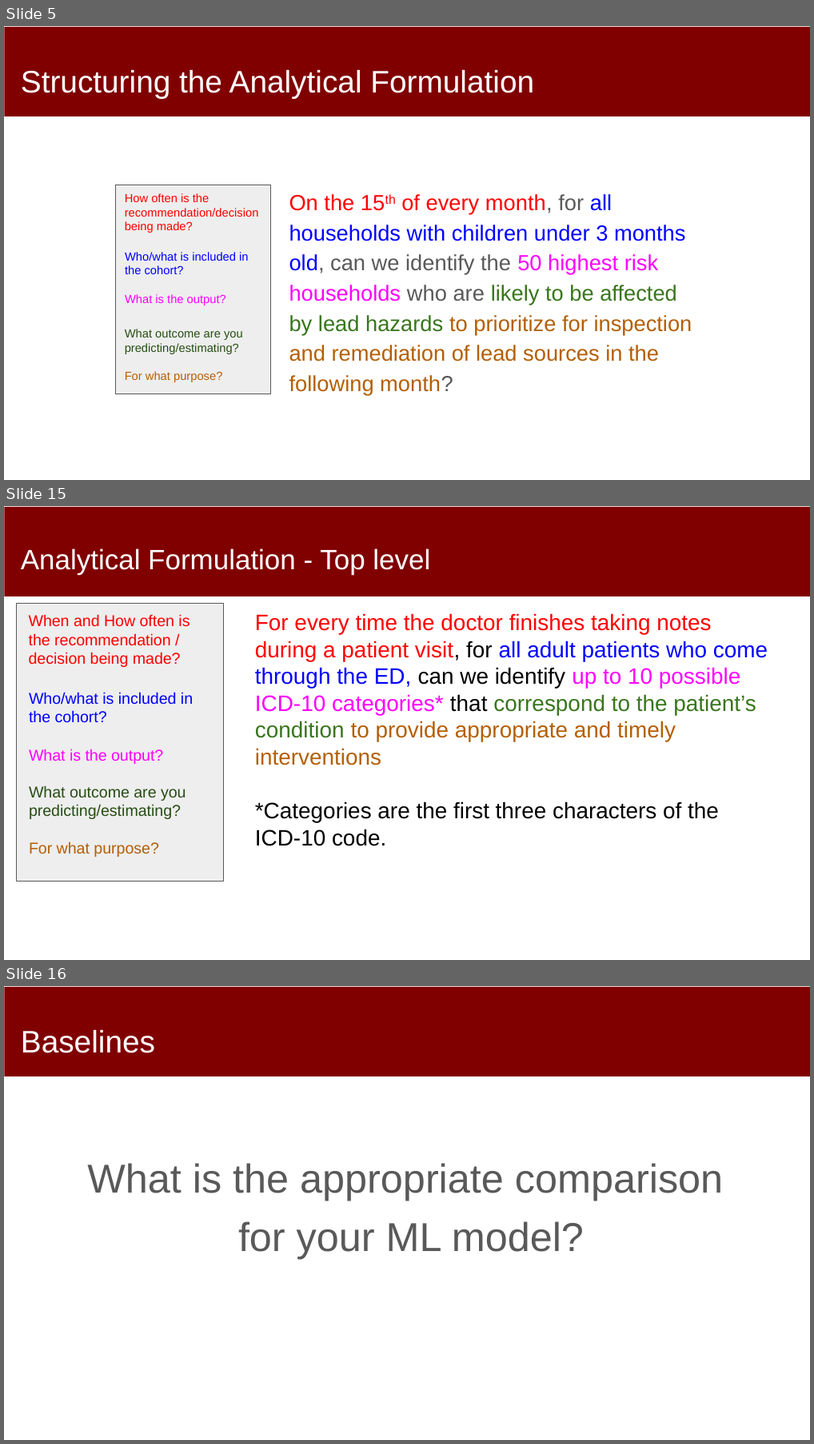
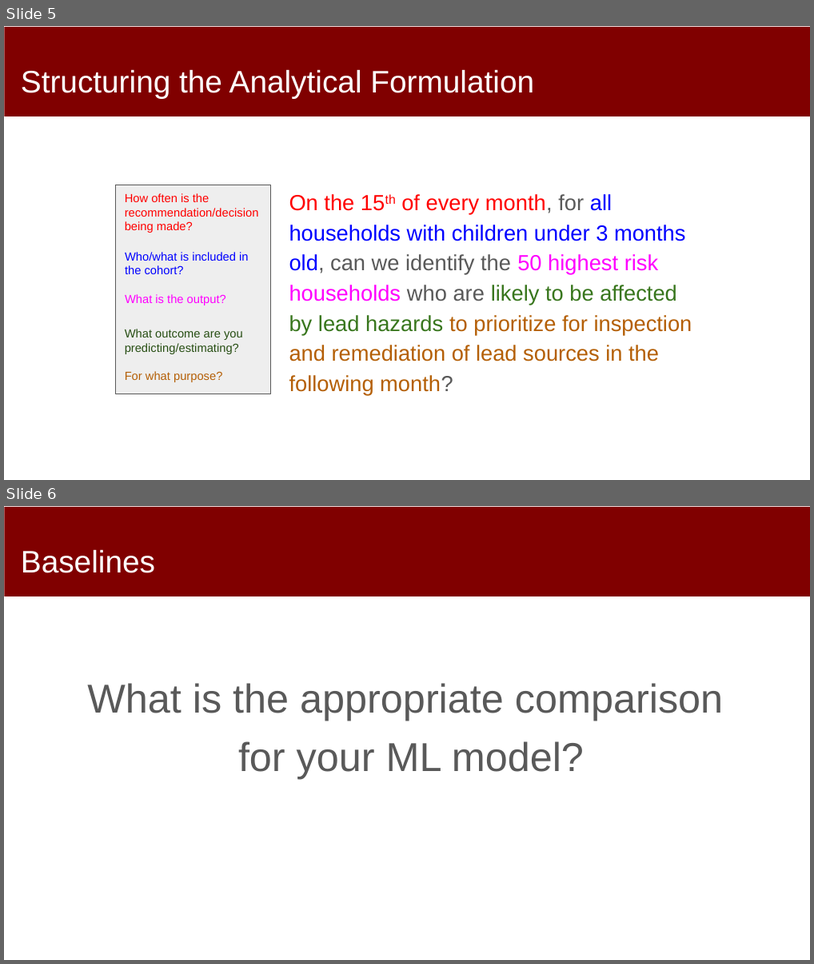
Before and after one commit to dssg/mlforpublicpolicylab, a slide deck: Lectures/09-Machine-Learning-Pipelines.pptx. Shown one above the other, each under a label of ours: slides 5, 15 and 16 before the commit, slides 5 and 6 after it; the slides between them are not shown. The pictures are 814x1444 and 814x964 pixels, drawn with LibreOffice and Linux fonts; fonts in the diff are those of the drawing. Boxes give left, top, right and bottom in pixels: in the first picture for what was removed or moved away, otherwise in the second. Text is boxed around its words. In the diff, an @@ line names an element or a change of style, - is before the commit and + after.

```diff
--- a/Lectures/09-Machine-Learning-Pipelines.pptx
+++ b/Lectures/09-Machine-Learning-Pipelines.pptx
@@ slide 15 removed at [4, 506, 810, 960], background #FFFFFF; not listed: 1 template element that a slide beside it also shows @@
@@ title removed at [21, 548, 430, 575] @@
-Analytical Formulation - Top level
@@ rectangle removed at [17, 603, 223, 881] @@
@@ text removed at [255, 613, 768, 846] @@
-For every time the doctor finishes taking notes during a patient visit, for all adult patients who come through the ED, can we identify up to 10 possible ICD-10 categories* that correspond to the patient’s condition to provide appropriate and timely interventions
-*Categories are the first three characters of the ICD-10 code.
@@ group removed at [29, 614, 193, 856]: 4 texts @@
-When and How often is the recommendation / decision being made?
-Who/what is included in the cohort?
-What is the output?
-What outcome are you predicting/estimating?
-For what purpose?
@@ what was slide 16 is now slide 6 @@
```
Also in this commit, not shown: 4 slides changed, 9 other slides removed, 1 other file.
